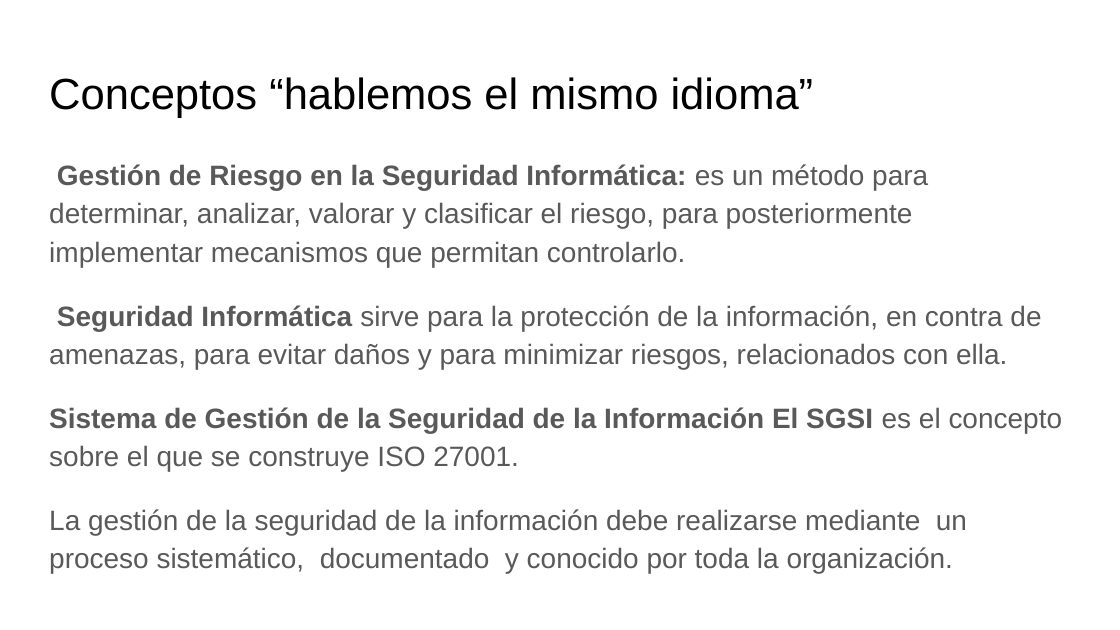
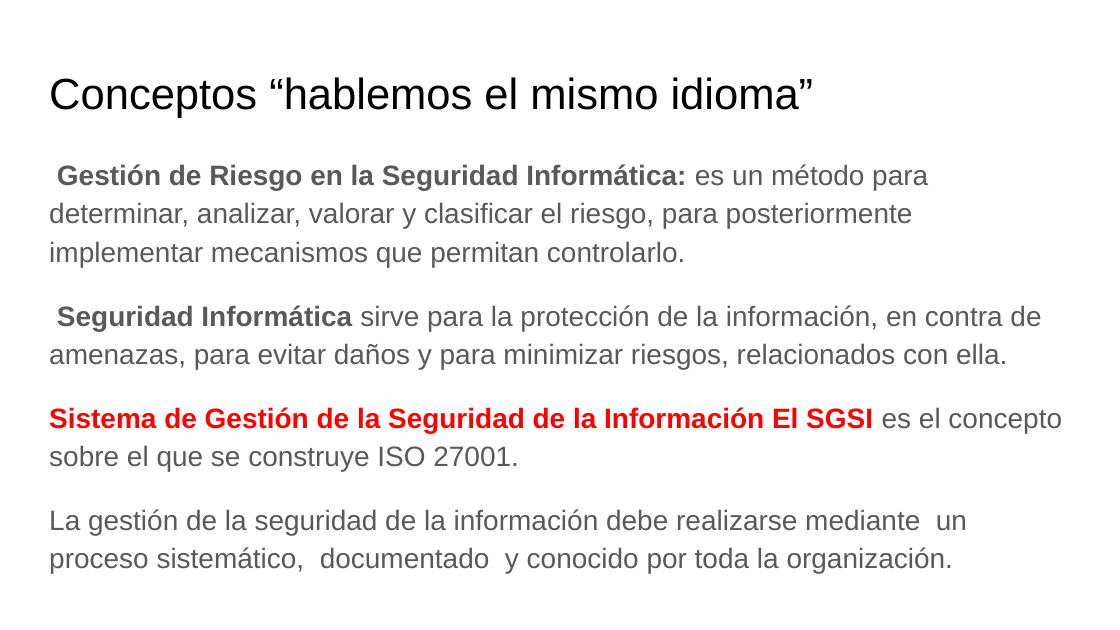
Before and after one commit to lucas-soria/facultad, a slide deck: slide 4 of 4° Año/1° Semestre/Seguridad informatica I/4 Teoria/Clase 3 Riesgo.pptx. Drawn at 1120x630 pixels with LibreOffice and Linux fonts; fonts in the diff are those of the drawing. Boxes give left, top, right and bottom in pixels: in the first picture for what was removed or moved away, otherwise in the second. Text is boxed around its words. In the diff, an @@ line names an element or a change of style, - is before the commit and + after.

Commit message:
Seguridad I y notas

```diff
--- a/4° Año/1° Semestre/Seguridad informatica I/4 Teoria/Clase 3 Riesgo.pptx
+++ b/4° Año/1° Semestre/Seguridad informatica I/4 Teoria/Clase 3 Riesgo.pptx
@@ text at (49,407,1062,471): text colour #595959 to #FF0000 in "Sistema de Gestión de la Seguridad de ..." @@
```
Also in this commit, not shown: 1 other slide changed, 29 other files.
